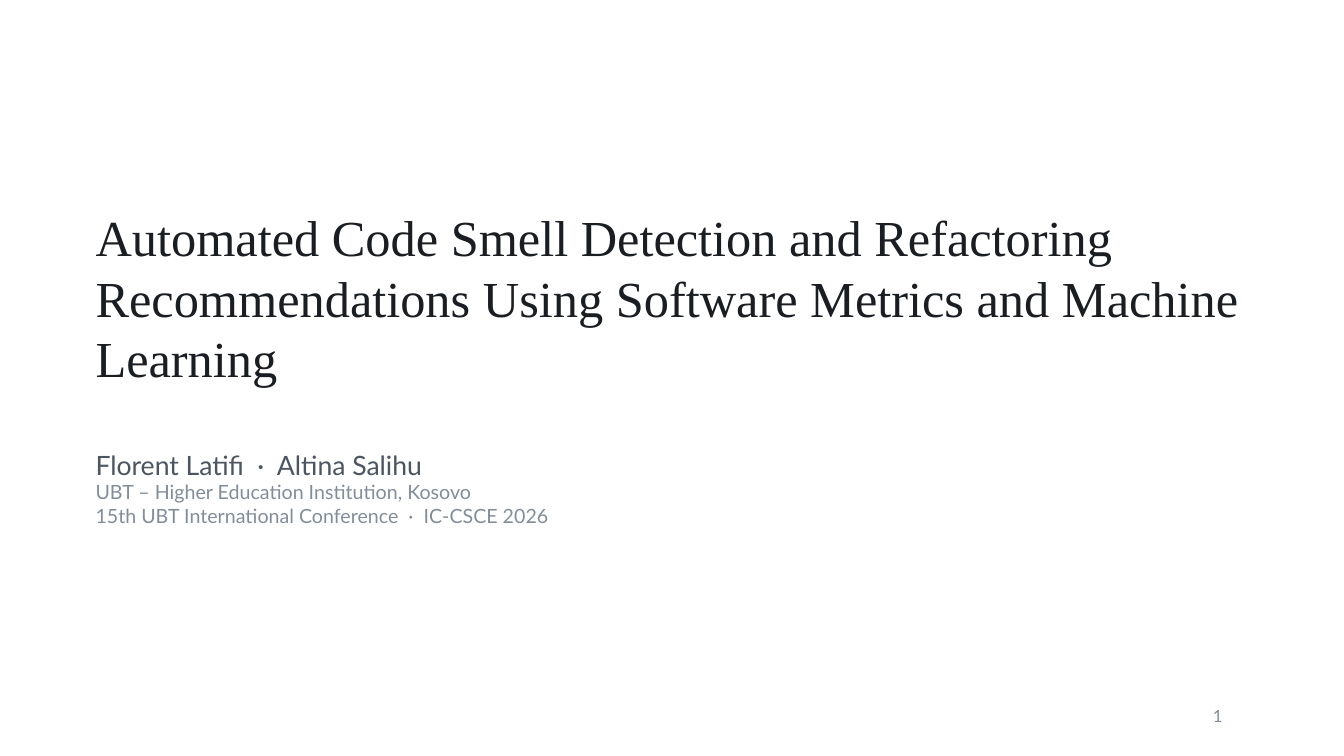
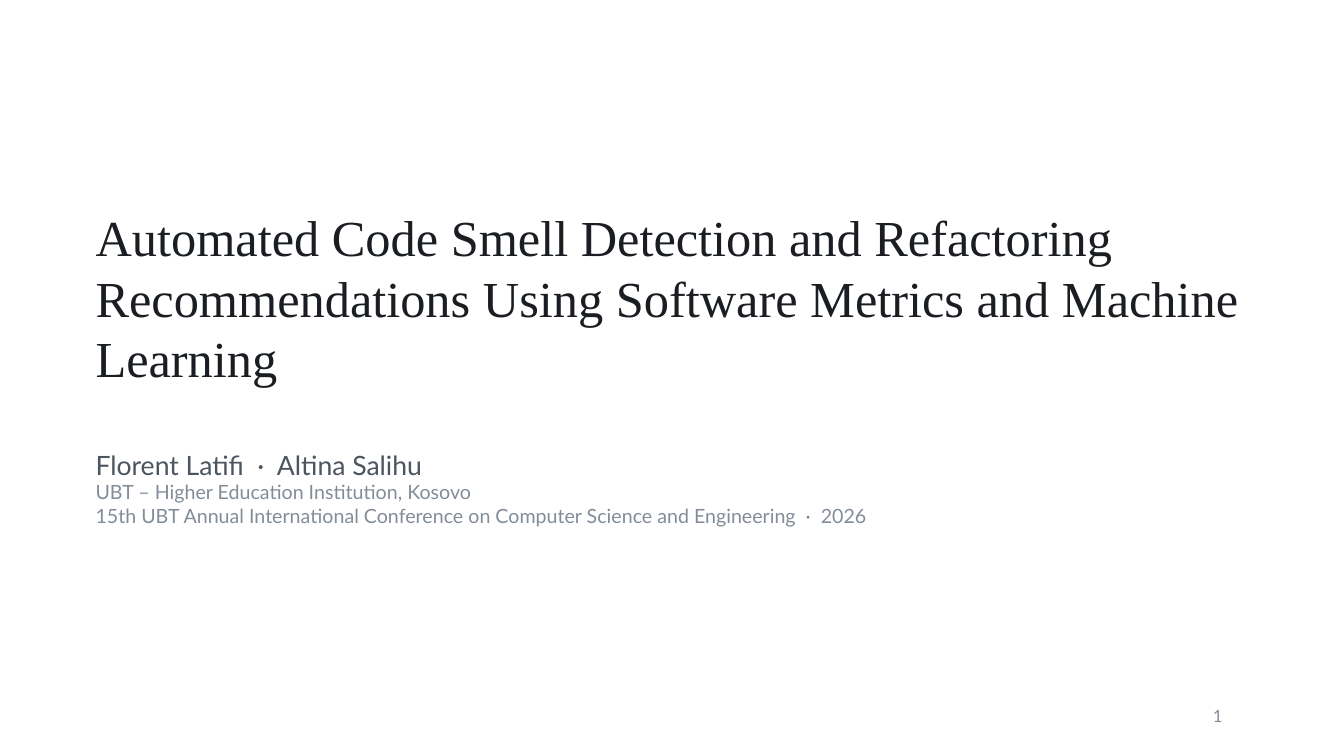
Before and after one commit to FlorentLatifi/Code-Smell-Detection-and-Refactoring-Recommendations, a slide deck: slide 1 of docs/konferenca/UBT2026_Florent_Latifi.pptx. Drawn at 1344x756 pixels with LibreOffice and Linux fonts; fonts in the diff are those of the drawing. Boxes give left, top, right and bottom in pixels: in the first picture for what was removed or moved away, otherwise in the second. Text is boxed around its words. In the diff, an @@ line names an element or a change of style, - is before the commit and + after.

```diff
--- a/docs/konferenca/UBT2026_Florent_Latifi.pptx
+++ b/docs/konferenca/UBT2026_Florent_Latifi.pptx
@@ text at (96,508,867,527): text changed @@
-15th UBT International Conference · IC-CSCE 2026
+15th UBT Annual International Conference on Computer Science and Engineering · 2026
```
Also in this commit, not shown: 3 other files.
